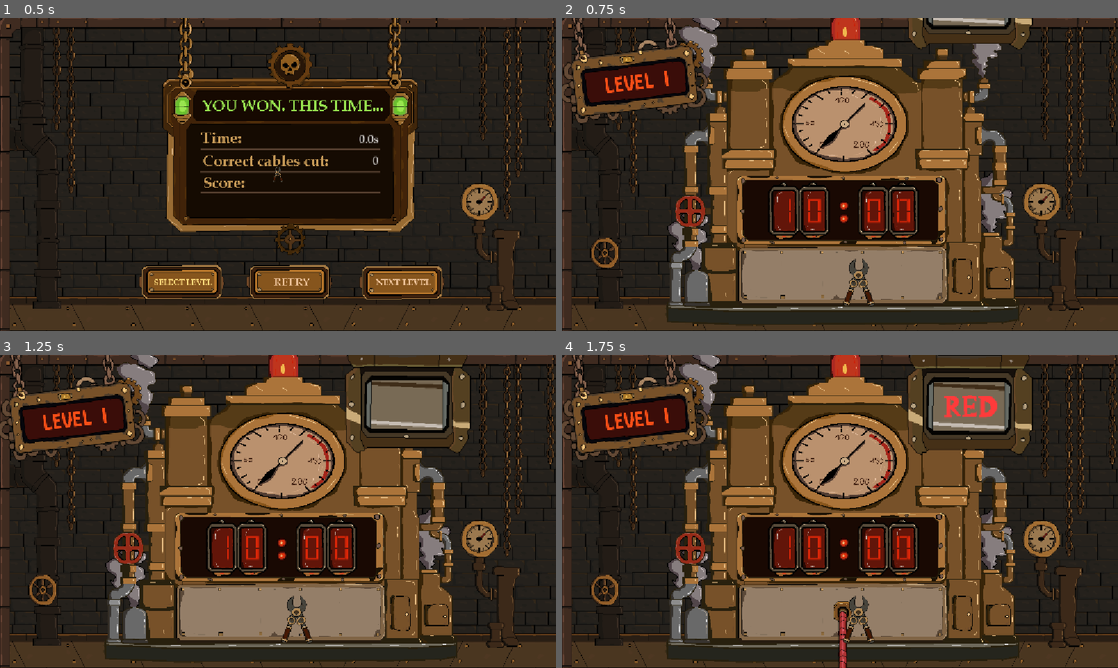
Above: before the commit, frames 1-4 (two rows, left to right).
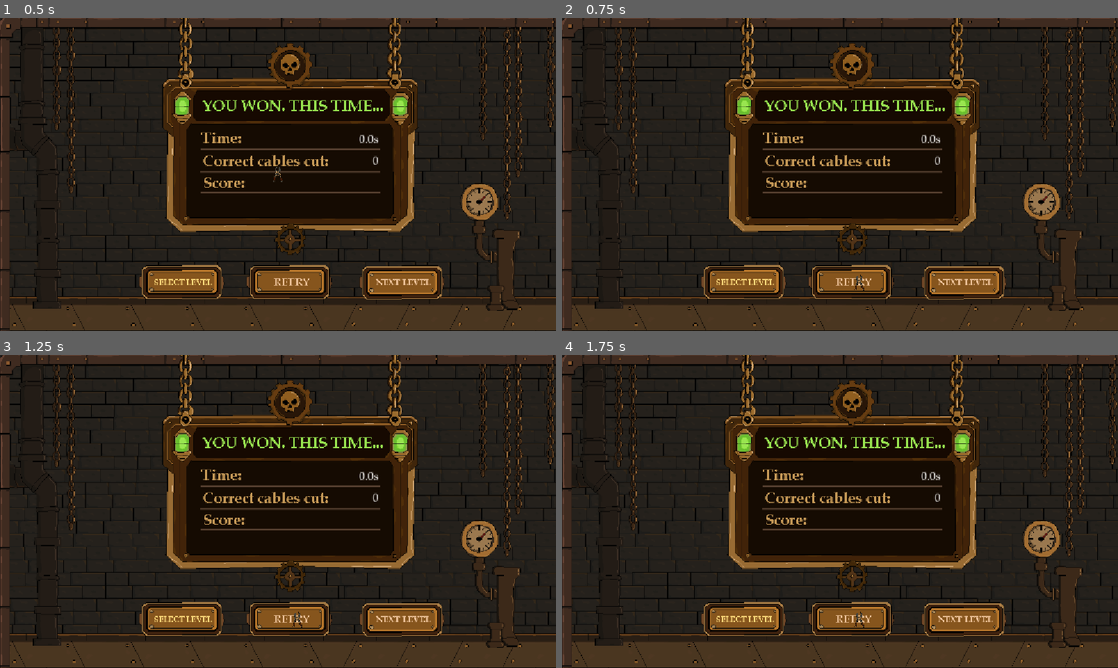
Above: after the commit, the same moments.

Repository: Coleim/cut_down_gmtk_2026
Game: Godot game, scene res://scenes/level_complete/LevelComplete.tscn
Same seed, same stepped clock (60 frames per second), same inputs: the game is played once before the commit and once after it. This scene is started directly instead of the project's main scene.
Inputs (mouse positions are in pixels of both pictures, inside the frame that each line leads up to):
- Up to frame 1 (0.5 s): no input
- Up to frame 2 (0.75 s): click (862, 284) at 0.5 s
- Up to frame 3 (1.25 s): no input
- Up to frame 4 (1.75 s): click (862, 621) at 1.27 s

Frame 1 is identical in both runs. In frame 2, 47% of the frame differs, in the area x 0-85%, y 0-99%; in frame 3, 48%; in frame 4, 49%, in the area x 0-85%, y 0-100%.
Error before the commit: Invalid assignment of property or key 'visible' with value of type 'bool' on a base object of type 'null instance'. (res://scripts/game_modes/GameBase.gd:135)

Commit message:
Remove Retry button from Win screen

Diff:
--- a/scripts/level_complete/LevelComplete.gd
+++ b/scripts/level_complete/LevelComplete.gd
@@ -1,10 +1,9 @@
 extends Control
 
-@onready var _time_label: Label        = $TimeLabel
-@onready var _score_label: Label       = $ScoreLabel
-@onready var _cablecut_label: Label    = $CableCutLabel
+@onready var _time_label: Label           = $TimeLabel
+@onready var _score_label: Label          = $ScoreLabel
+@onready var _cablecut_label: Label       = $CableCutLabel
 @onready var _next_button: TextureButton  = $NextButton
-@onready var _retry_button: TextureButton = $RetryButton
 @onready var _menu_button: TextureButton  = $MenuButton
 
 
@@ -26,7 +25,6 @@
 			_next_button.visible = true  # "Continue" in endless/challenge
 
 	_next_button.pressed.connect(_on_next_pressed)
-	_retry_button.pressed.connect(_on_retry_pressed)
 	_menu_button.pressed.connect(_on_menu_pressed)
 
 
@@ -49,21 +47,6 @@
 			get_tree().change_scene_to_file(scene)
 
 
-func _on_retry_pressed() -> void:
-	SoundManager.play_sfx("CutDown - Button sound1")
-	SoundManager.stop_music()
-	match GameManager.current_path:
-		GameManager.PathType.STORY:
-			# Replay the current level (level_in_group unchanged)
-			var scene := GameManager.get_scene_for_mode(GameManager.current_mode)
-			get_tree().change_scene_to_file(scene)
-		_:
-			# Endless/Challenge retry restarts the whole run
-			GameManager.reset_game()
-			var scene := GameManager.get_scene_for_mode(GameManager.current_mode)
-			get_tree().change_scene_to_file(scene)
-
-
 func _on_menu_pressed() -> void:
 	SoundManager.play_sfx("CutDown - Button sound1")
 	SoundManager.stop_music()
